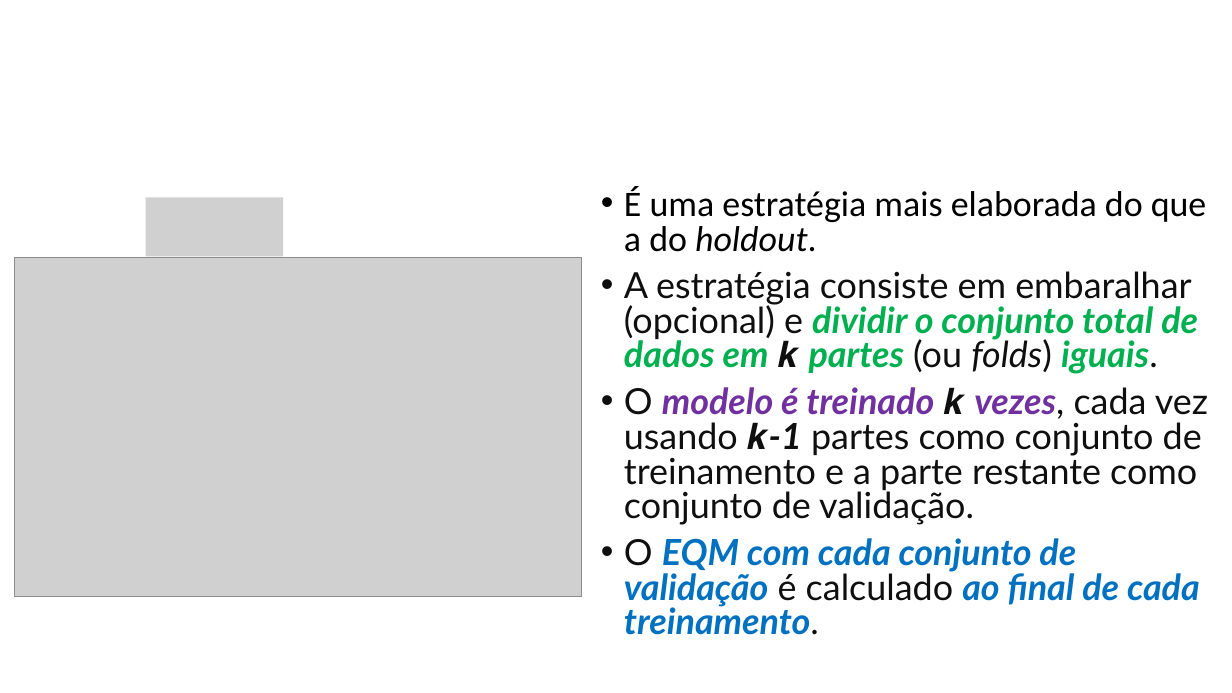
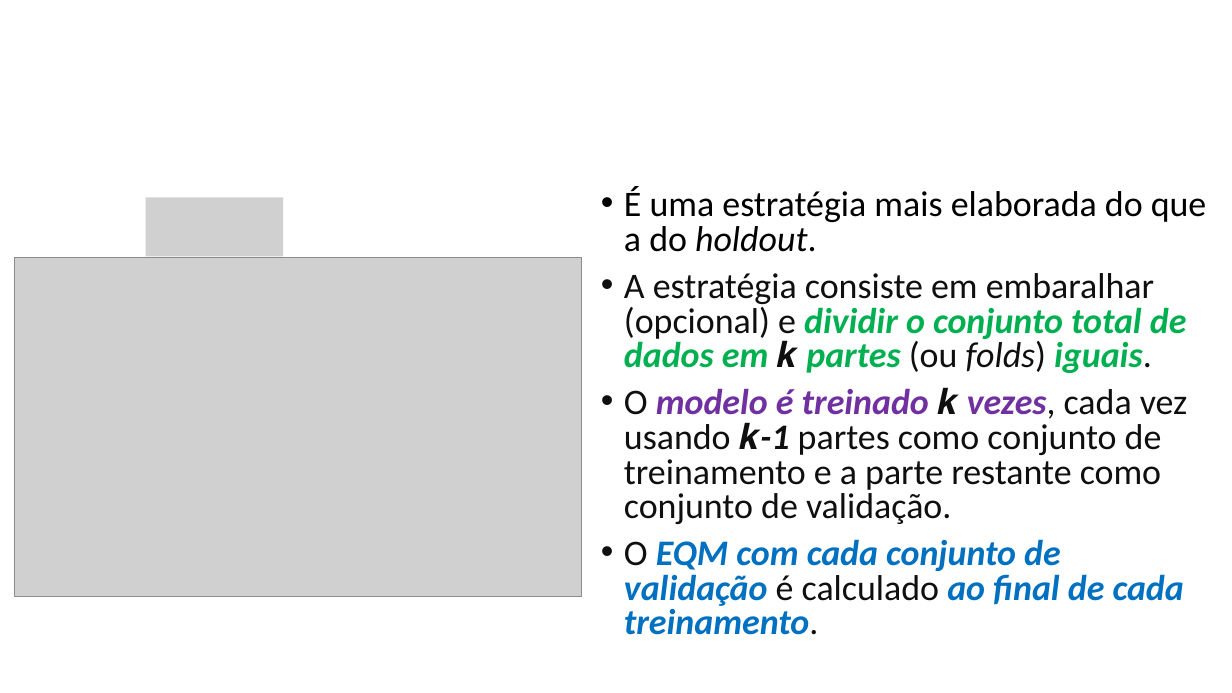
Before and after one commit to zz4fap/t319_aprendizado_de_maquina, a slide deck: slide 10 of slides/T319_Regressão_Linear (Parte V).pptx (slide 9 before the commit). Drawn at 1232x693 pixels with LibreOffice and Linux fonts; fonts in the diff are those of the drawing; grey boxes stand for pictures. Boxes give left, top, right and bottom in pixels: in the first picture for what was removed or moved away, otherwise in the second. Text is boxed around its words. In the diff, an @@ line names an element or a change of style, - is before the commit and + after.

```diff
--- a/slides/T319_Regressão_Linear (Parte V).pptx
+++ b/slides/T319_Regressão_Linear (Parte V).pptx
@@ text at (624,273,1188,635): font Lato to Calibri in "A estratégia consiste em embaralhar (opcional) e ...", "O modelo é treinado 𝒌 vezes, cada ...", "O EQM com cada conjunto de validação ..." @@
```
Also in this commit, not shown: 5 other slides changed, 1 slide added.
